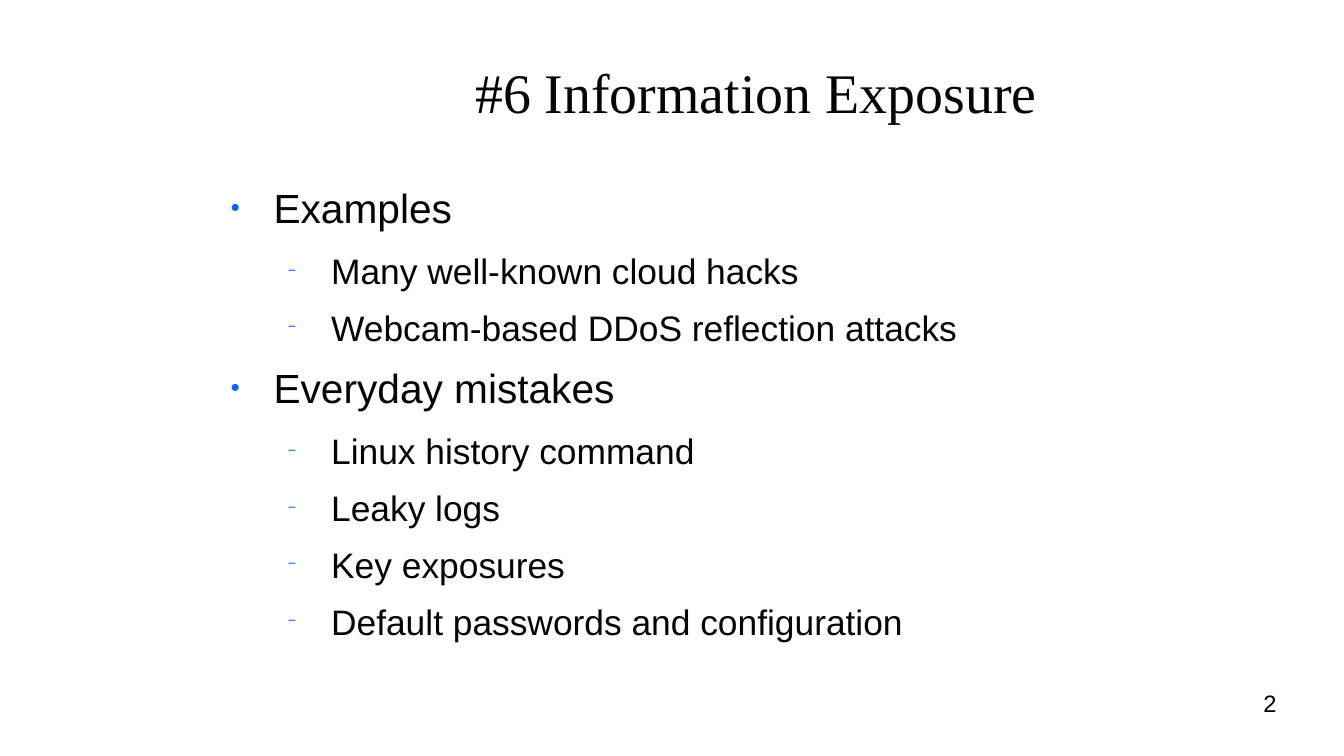
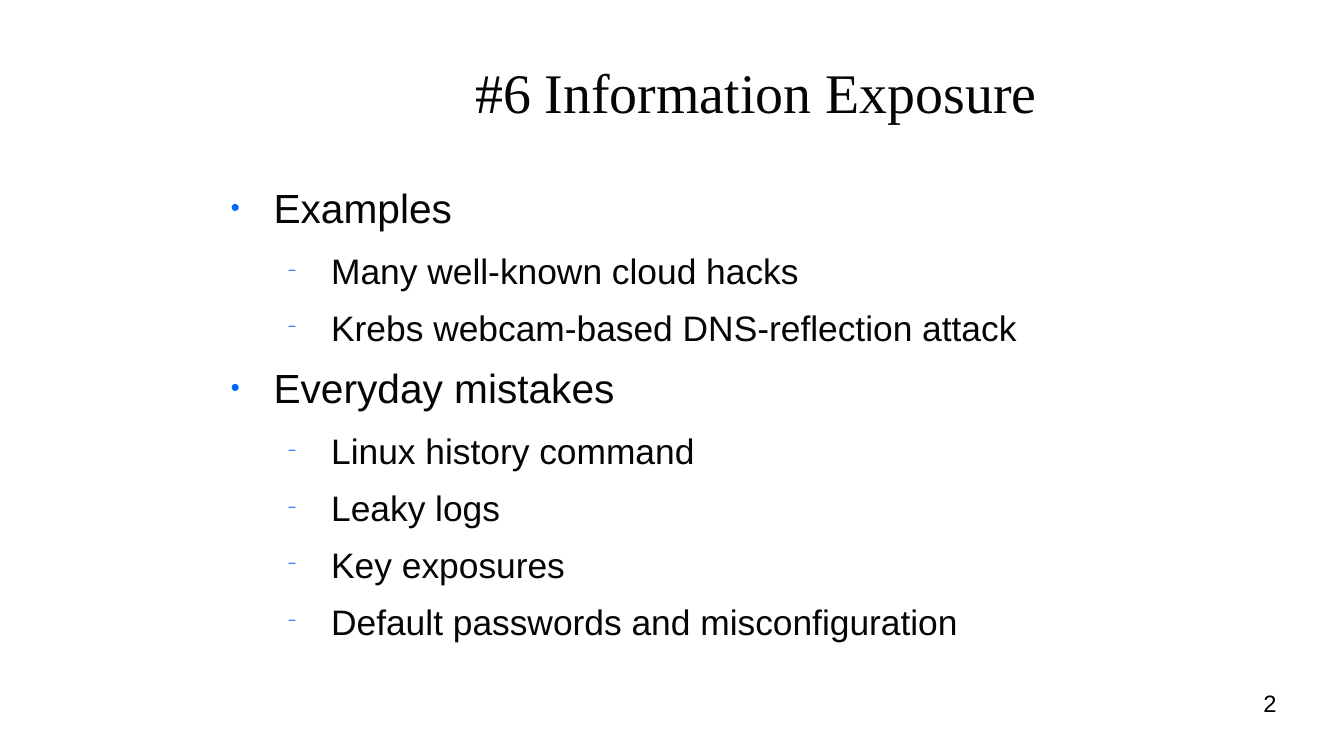
Before and after one commit to niceyeti/DeepSeq, a slide deck: slide 2 of security/top_cves.odp. Drawn at 1344x756 pixels with LibreOffice and Linux fonts; fonts in the diff are those of the drawing; background and template pictures are left out. Boxes give left, top, right and bottom in pixels: in the first picture for what was removed or moved away, otherwise in the second. Text is boxed around its words. In the diff, an @@ line names an element or a change of style, - is before the commit and + after.

```diff
--- a/security/top_cves.odp
+++ b/security/top_cves.odp
@@ text at (331, 315, 1016, 342): text changed @@
-  − Webcam-based DDoS reflection attacks
+  − Krebs webcam-based DNS-reflection attack
@@ text at (331, 609, 957, 641): text changed @@
-  − Default passwords and configuration
+  − Default passwords and misconfiguration
```
Also in this commit, not shown: 8 other slides changed, 2 slides added, 2 other files.
